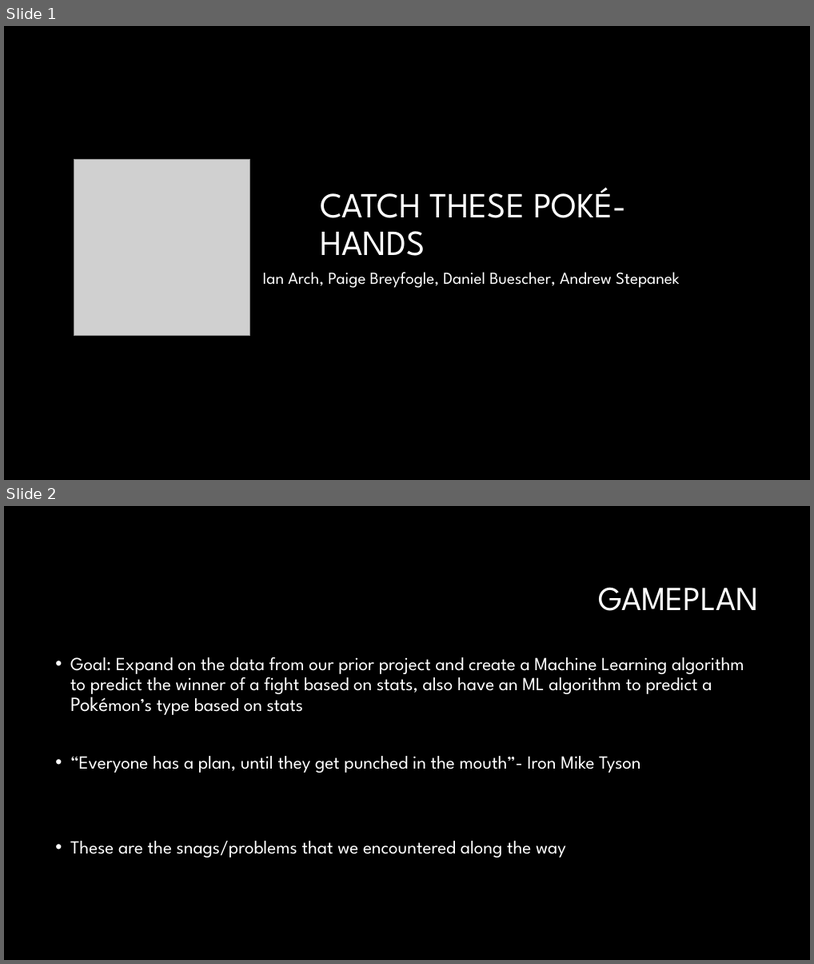
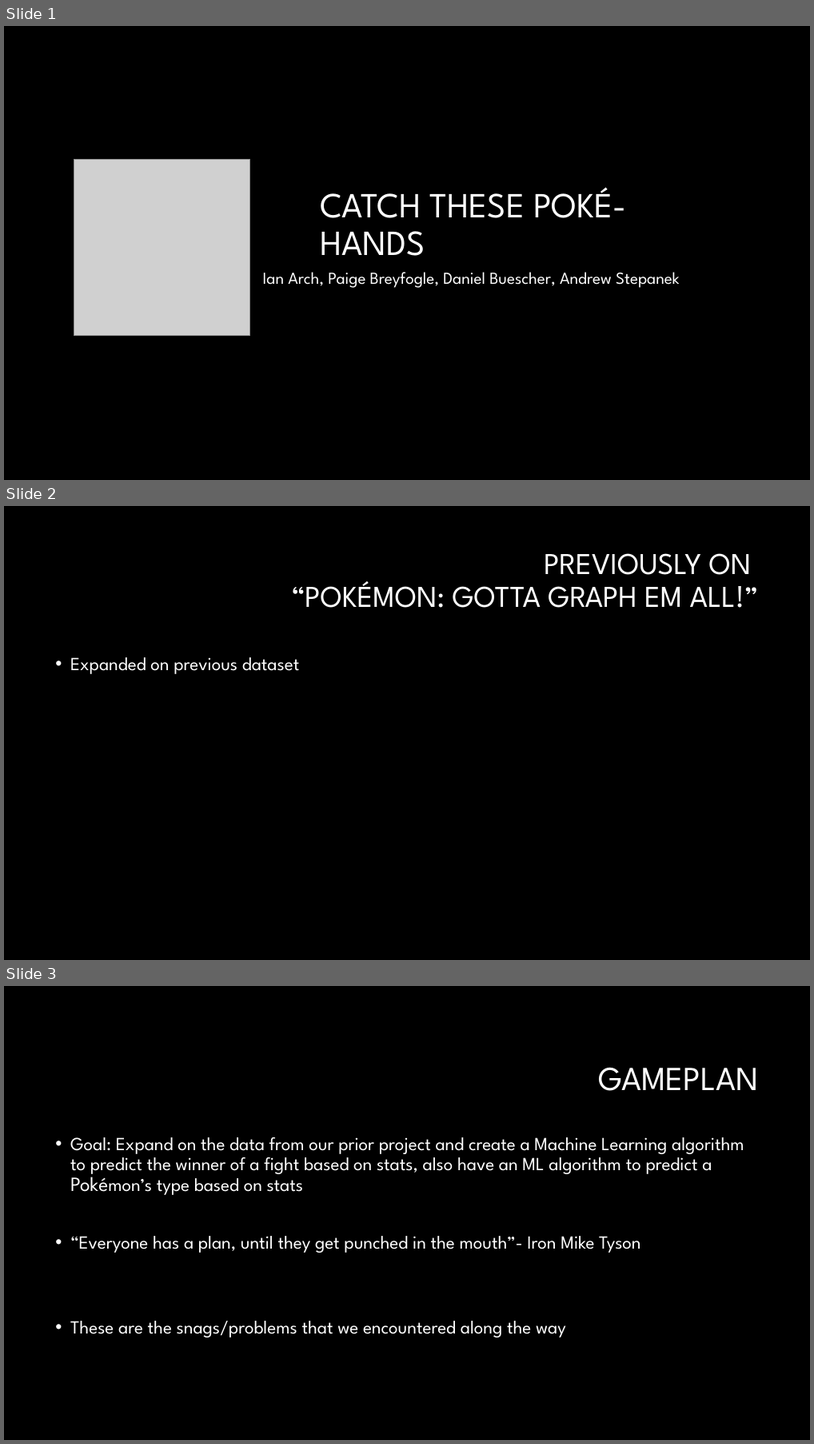
Before and after one commit to Dbuescher8/Final-Project, a slide deck: Final Presentation.pptx. Shown one above the other, each under a label of ours: slides 1 and 2 before the commit, slides 1, 2 and 3 after it. The pictures are 814x964 and 814x1444 pixels, drawn with LibreOffice and Linux fonts; fonts in the diff are those of the drawing; grey boxes stand for pictures; background and template pictures are left out. Boxes give left, top, right and bottom in pixels: in the first picture for what was removed or moved away, otherwise in the second. Text is boxed around its words. In the diff, an @@ line names an element or a change of style, - is before the commit and + after.

```diff
--- a/Final Presentation.pptx
+++ b/Final Presentation.pptx
@@ slide 2 added at [4, 506, 810, 960], background #000000 @@
@@ title added at [291, 553, 759, 608], 36 pt, text #FFFFFF @@
+PREVIOUSLY ON
+“POKÉMON: GOTTA GRAPH EM ALL!”
@@ text added at [70, 657, 300, 674], 22 pt, text #FFFFFF @@
+• Expanded on previous dataset
@@ what was slide 2 is now slide 3 @@
```
Also in this commit, not shown: 3 slides changed, 2 other files.
